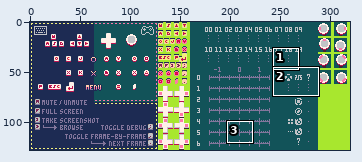
Pixel-art file: input-tester/public/spritesheet.aseprite. The picture above shows the old version from afar; the outline marks the close-up.
Close-up. As it was:
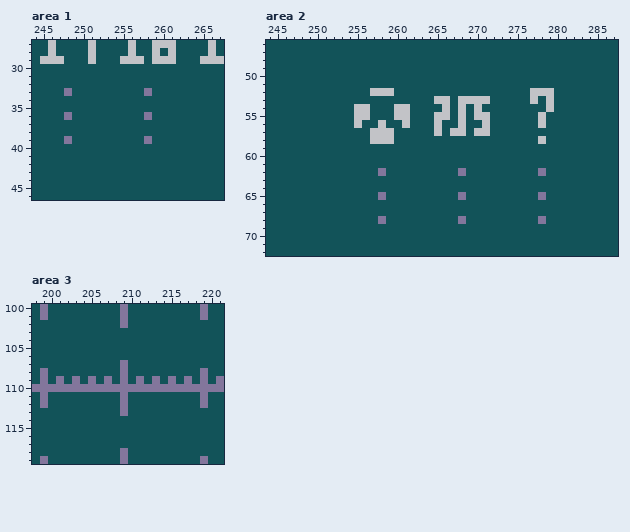
320x128 pixels, 1 frame. Shown: area 1: x 244..267, y 27..46; area 2: x 244..287, y 46..72; area 3: x 198..221, y 100..119. The commit also changed other parts of the picture, which this record leaves out.
After:
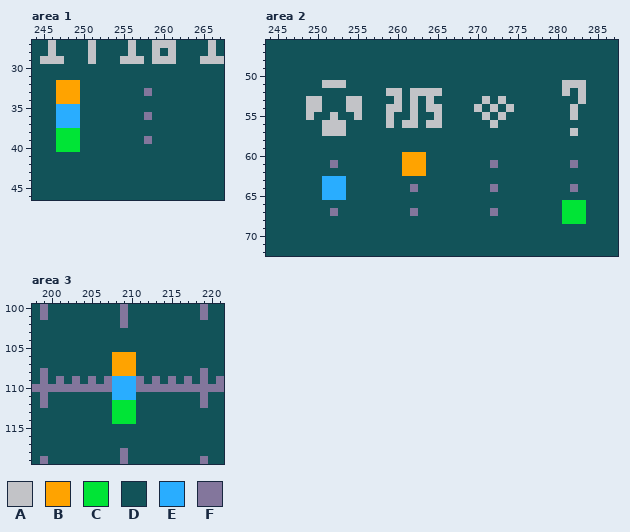
Palette (. is transparent): A #c2c3c7  B #ffa300  C #00e436  D #125359  E #29adff  F #83769c
Edits made:
layer "_debug demo" now shown
--- area 1, layer "_debug demo"
@@ x 245..251 @@
 31 DDDDDDD
-32 DDDDDDD
-33 DDDFDDD
-34 DDDDDDD
-35 DDDDDDD
-36 DDDFDDD
-37 DDDDDDD
-38 DDDDDDD
-39 DDDFDDD
-40 DDDDDDD
+32 DDBBBDD
+33 DDBBBDD
+34 DDBBBDD
+35 DDEEEDD
+36 DDEEEDD
+37 DDEEEDD
+38 DDCCCDD
+39 DDCCCDD
+40 DDCCCDD
 41 DDDDDDD
--- area 2, layers "_debug demo", "text"
@@ x 244..287 @@
 50 DDDDDDDDDDDDDDDDDDDDDDDDDDDDDDDDDDDDDDDDDDDD
-51 DDDDDDDDDDDDDDDDDDDDDDDDDDDDDDDDDDDDDDDDDDDD
-52 DDDDDDDDDDDDDAAADDDDDDDDDDDDDDDDDAAADDDDDDDD
-53 DDDDDDDDDDDDDDDDDDDDDAADAAAADDDDDADADDDDDDDD
-54 DDDDDDDDDDDAADDDAADDDDADADADDDDDDDDADDDDDDDD
-55 DDDDDDDDDDDAADDDAADDDAADADAADDDDDDADDDDDDDDD
-56 DDDDDDDDDDDADDADDADDDADDADDADDDDDDADDDDDDDDD
-57 DDDDDDDDDDDDDAAADDDDDADAADAADDDDDDDDDDDDDDDD
-58 DDDDDDDDDDDDDAAADDDDDDDDDDDDDDDDDDADDDDDDDDD
+51 DDDDDDDAAADDDDDDDDDDDDDDDDDDDDDDDDDDDAAADDDD
+52 DDDDDDDDDDDDDDDAADAAAADDDDDDDDDDDDDDDADADDDD
+53 DDDDDAADDDAADDDDADADADDDDDDADADDDDDDDDDADDDD
+54 DDDDDAADDDAADDDAADADAADDDDADADADDDDDDDADDDDD
+55 DDDDDADDADDADDDADDADDADDDDDADADDDDDDDDADDDDD
+56 DDDDDDDAAADDDDDADAADAADDDDDDADDDDDDDDDDDDDDD
+57 DDDDDDDAAADDDDDDDDDDDDDDDDDDDDDDDDDDDDADDDDD
+58 DDDDDDDDDDDDDDDDDDDDDDDDDDDDDDDDDDDDDDDDDDDD
 59 DDDDDDDDDDDDDDDDDDDDDDDDDDDDDDDDDDDDDDDDDDDD
-60 DDDDDDDDDDDDDDDDDDDDDDDDDDDDDDDDDDDDDDDDDDDD
-61 DDDDDDDDDDDDDDDDDDDDDDDDDDDDDDDDDDDDDDDDDDDD
-62 DDDDDDDDDDDDDDFDDDDDDDDDFDDDDDDDDDFDDDDDDDDD
-63 DDDDDDDDDDDDDDDDDDDDDDDDDDDDDDDDDDDDDDDDDDDD
-64 DDDDDDDDDDDDDDDDDDDDDDDDDDDDDDDDDDDDDDDDDDDD
-65 DDDDDDDDDDDDDDFDDDDDDDDDFDDDDDDDDDFDDDDDDDDD
-66 DDDDDDDDDDDDDDDDDDDDDDDDDDDDDDDDDDDDDDDDDDDD
-67 DDDDDDDDDDDDDDDDDDDDDDDDDDDDDDDDDDDDDDDDDDDD
-68 DDDDDDDDDDDDDDFDDDDDDDDDFDDDDDDDDDFDDDDDDDDD
+60 DDDDDDDDDDDDDDDDDBBBDDDDDDDDDDDDDDDDDDDDDDDD
+61 DDDDDDDDFDDDDDDDDBBBDDDDDDDDFDDDDDDDDDFDDDDD
+62 DDDDDDDDDDDDDDDDDBBBDDDDDDDDDDDDDDDDDDDDDDDD
+63 DDDDDDDEEEDDDDDDDDDDDDDDDDDDDDDDDDDDDDDDDDDD
+64 DDDDDDDEEEDDDDDDDDFDDDDDDDDDFDDDDDDDDDFDDDDD
+65 DDDDDDDEEEDDDDDDDDDDDDDDDDDDDDDDDDDDDDDDDDDD
+66 DDDDDDDDDDDDDDDDDDDDDDDDDDDDDDDDDDDDDCCCDDDD
+67 DDDDDDDDFDDDDDDDDDFDDDDDDDDDFDDDDDDDDCCCDDDD
+68 DDDDDDDDDDDDDDDDDDDDDDDDDDDDDDDDDDDDDCCCDDDD
 69 DDDDDDDDDDDDDDDDDDDDDDDDDDDDDDDDDDDDDDDDDDDD
--- area 3, layer "_debug demo"
@@ x 206..212 @@
 105 DDDDDDD
-106 DDDDDDD
-107 DDDFDDD
-108 DDDFDDD
-109 DFDFDFD
-110 FFFFFFF
-111 DDDFDDD
-112 DDDFDDD
-113 DDDFDDD
-114 DDDDDDD
+106 DDBBBDD
+107 DDBBBDD
+108 DDBBBDD
+109 DFEEEFD
+110 FFEEEFF
+111 DDEEEDD
+112 DDCCCDD
+113 DDCCCDD
+114 DDCCCDD
 115 DDDDDDD
Where, in picture pixels (left, top, right, bottom), the same in both close-ups:
changed: (56, 80, 80, 152)
changed: (306, 80, 586, 224)
changed: (112, 352, 136, 424)
